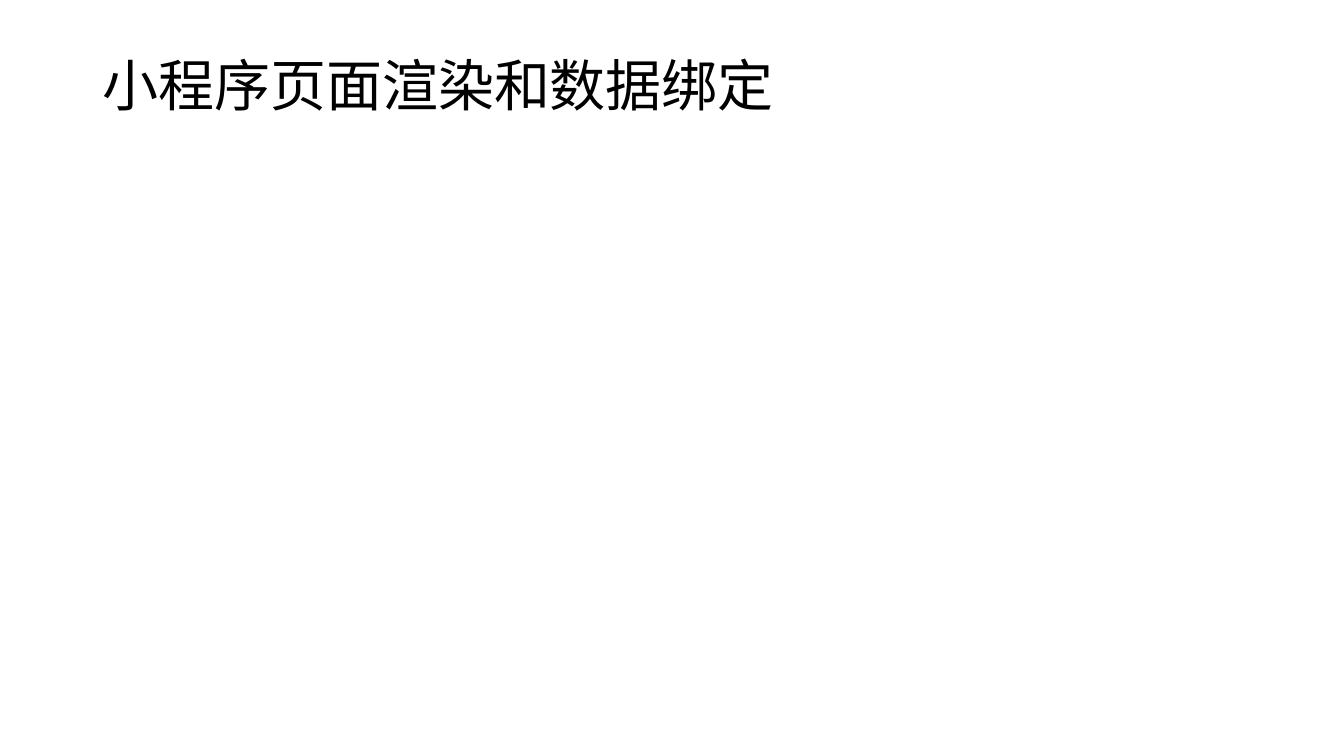
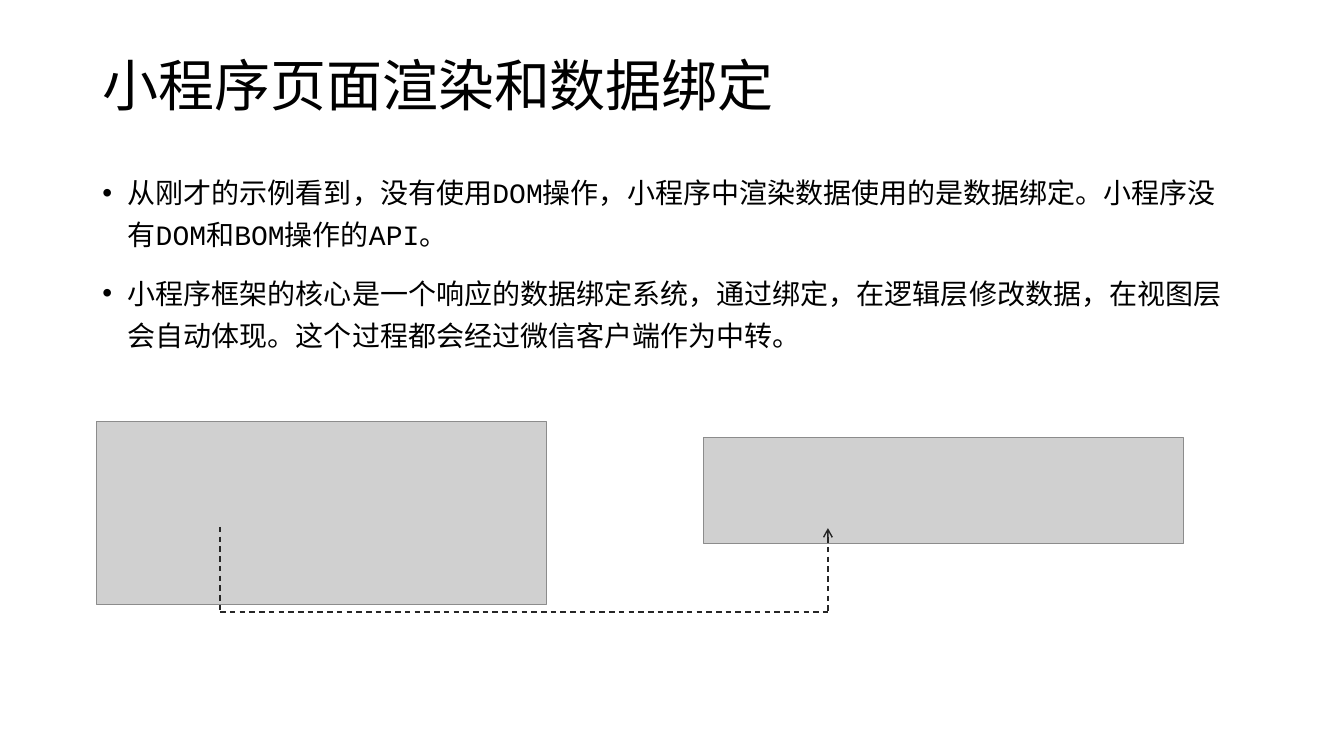
Before and after one commit to edu2act/course-wechat-and-miniprogram, a slide deck: slide 13 of materials/ch02/ch02-第一个小程序和相关说明.pptx (slide 12 before the commit). Drawn at 1344x756 pixels with LibreOffice and Linux fonts; fonts in the diff are those of the drawing; grey boxes stand for pictures. Boxes give left, top, right and bottom in pixels: in the first picture for what was removed or moved away, otherwise in the second. Text is boxed around its words. In the diff, an @@ line names an element or a change of style, - is before the commit and + after.

```diff
--- a/materials/ch02/ch02-第一个小程序和相关说明.pptx
+++ b/materials/ch02/ch02-第一个小程序和相关说明.pptx
@@ text added at box(128, 179, 1222, 349), 20 pt, text #000000 @@
+• 从刚才的示例看到，没有使用DOM操作，小程序中渲染数据使用的是数据绑定。小程序没有DOM和BOM操作的API。
+• 小程序框架的核心是一个响应的数据绑定系统，通过绑定，在逻辑层修改数据，在视图层会自动体现。这个过程都会经过微信客户端作为中转。
@@ group added at box(97, 422, 1185, 612): 2 pictures, 2 lines, 1 arrow @@
```
Also in this commit, not shown: 3 other slides changed, 4 slides added, 1 slide removed, 1 other file.
